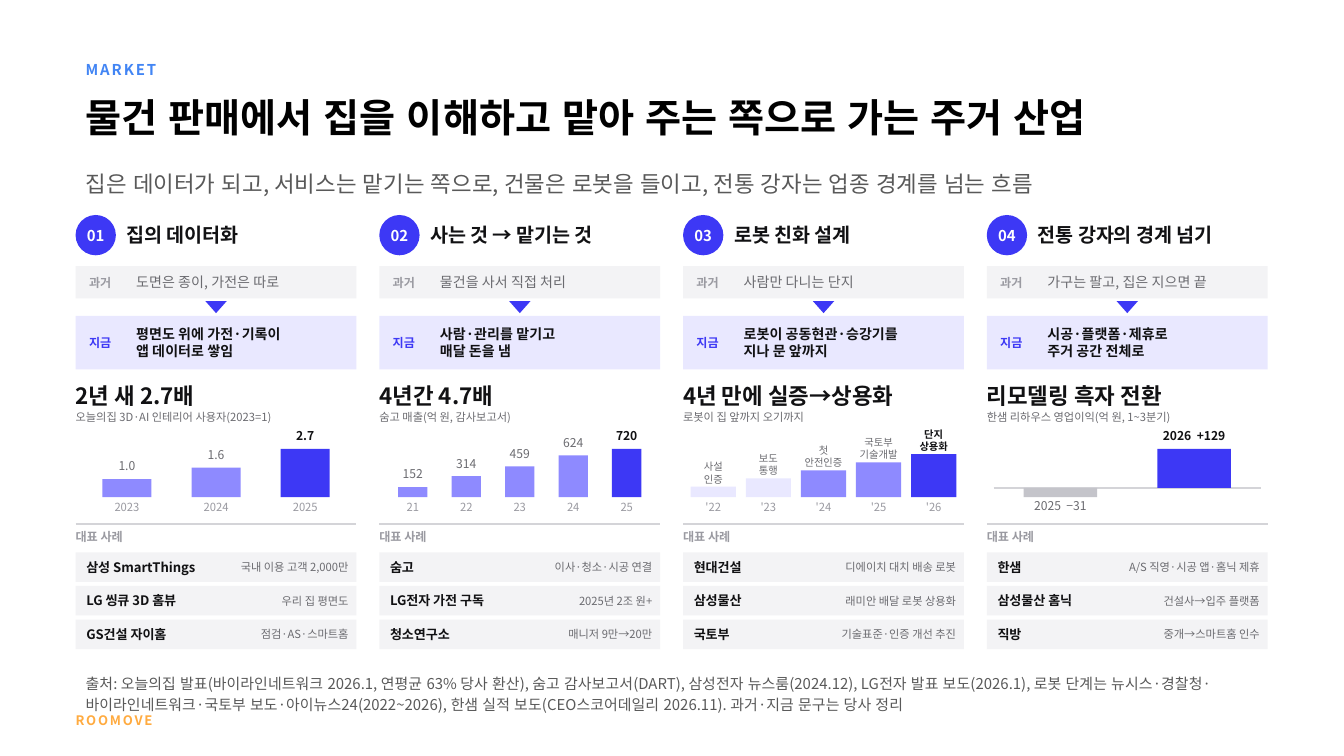
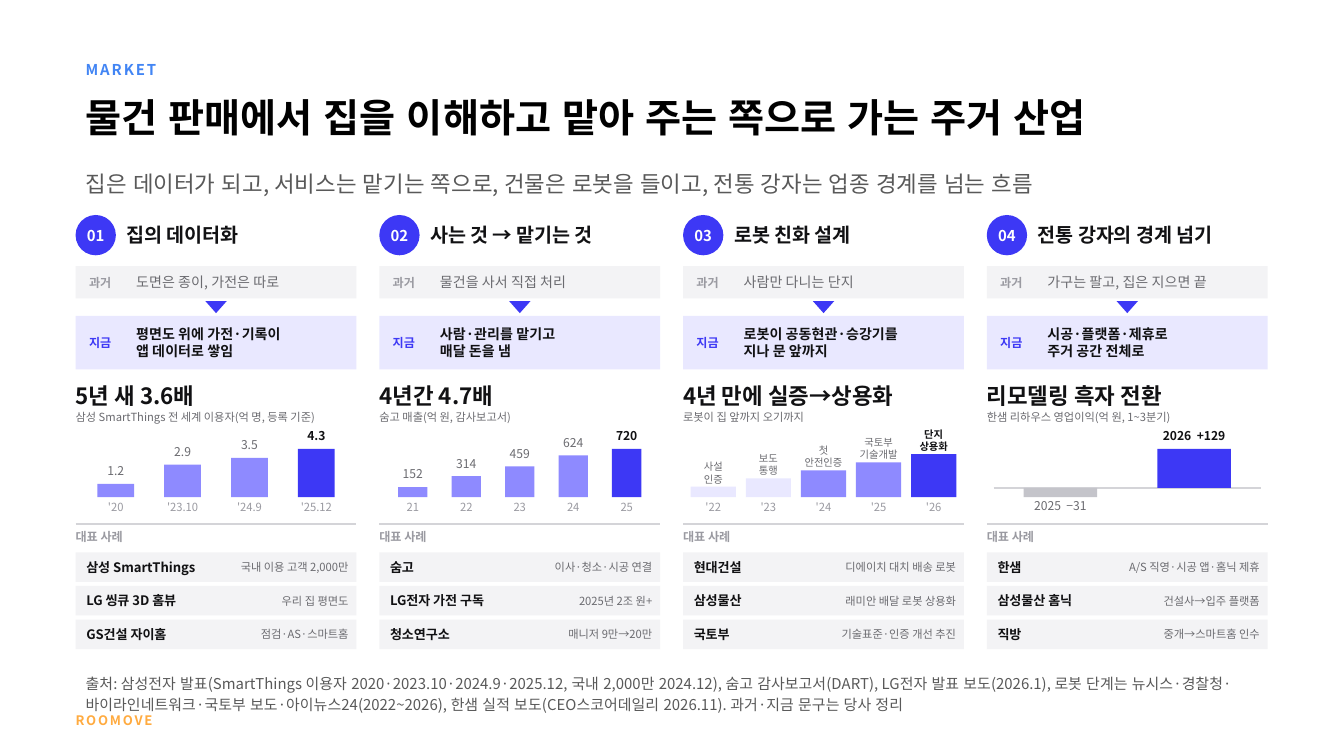
Before and after one commit to stwpst10-collab/teoo, a slide deck: slide 4 of 20-ROOMOVE/산출물/ROOMOVE IR 덱 2026-11-28 v1.pptx. Drawn at 1344x756 pixels with LibreOffice and Linux fonts; fonts in the diff are those of the drawing. Boxes give left, top, right and bottom in pixels: in the first picture for what was removed or moved away, otherwise in the second. Text is boxed around its words. In the diff, an @@ line names an element or a change of style, - is before the commit and + after.

```diff
--- a/20-ROOMOVE/산출물/ROOMOVE IR 덱 2026-11-28 v1.pptx
+++ b/20-ROOMOVE/산출물/ROOMOVE IR 덱 2026-11-28 v1.pptx
@@ text at bbox=[76, 385, 194, 406]: text changed @@
-2년 새 2.7배
+5년 새 3.6배
@@ text at bbox=[76, 412, 314, 424]: text changed @@
-오늘의집 3D·AI 인테리어 사용자(2023=1)
+삼성 SmartThings 전 세계 이용자(억 명, 등록 기준)
@@ text at bbox=[174, 447, 191, 456]: text changed; text colour #111113 to #6B6B70; bold off @@
-2.7
+2.9
@@ text added at bbox=[241, 440, 258, 449], 6.5 pt, text #6B6B70 @@
+3.5
@@ rectangle: place and size @@
-rectangle at bbox=[281, 449, 329, 497]
+rectangle at bbox=[298, 449, 335, 497]
@@ text added at bbox=[307, 431, 325, 440], 6.5 pt, text #111113, bold @@
+4.3
@@ text at bbox=[107, 466, 124, 475]: text changed @@
-1.0
+1.2
@@ rectangle: place and size @@
-rectangle at bbox=[192, 468, 241, 497]
+rectangle at bbox=[164, 465, 200, 497]
@@ text removed at bbox=[208, 450, 225, 459] @@
-1.6
@@ rectangle added at bbox=[231, 458, 267, 497], fill #8E8AFF @@
@@ rectangle: place and size @@
-rectangle at bbox=[102, 478, 151, 497]
+rectangle at bbox=[97, 484, 133, 497]
@@ text added at bbox=[108, 502, 124, 511], 6 pt, text #9A9AA1 @@
+'20
@@ text removed at bbox=[115, 503, 140, 511] @@
-2023
@@ text added at bbox=[167, 502, 198, 511], 6 pt, text #9A9AA1 @@
+'23.10
@@ text removed at bbox=[204, 503, 229, 511] @@
-2024
@@ text added at bbox=[237, 502, 262, 511], 6 pt, text #9A9AA1 @@
+'24.9
@@ text removed at bbox=[293, 503, 318, 511] @@
-2025
@@ text added at bbox=[301, 502, 332, 511], 6 pt, text #9A9AA1 @@
+'25.12
@@ text at bbox=[86, 676, 1232, 713]: text changed @@
-출처: 오늘의집 발표(바이라인네트워크 2026.1, 연평균 63% 당사 환산), 숨고 감사보고서(DART), 삼성전자 뉴스룸(2024.12), LG전자 발표 보도(2026.1), 로봇 단계는 뉴시스·경찰청·바이라인네트워크·국토부 보도·아이뉴스24(2022~2026), 한샘 실적 보도(CEO스코어데일리 2026.11). 과거·지금 문구는 당사 정리
+출처: 삼성전자 발표(SmartThings 이용자 2020·2023.10·2024.9·2025.12, 국내 2,000만 2024.12), 숨고 감사보고서(DART), LG전자 발표 보도(2026.1), 로봇 단계는 뉴시스·경찰청·바이라인네트워크·국토부 보도·아이뉴스24(2022~2026), 한샘 실적 보도(CEO스코어데일리 2026.11). 과거·지금 문구는 당사 정리
```
Also in this commit, not shown: 2 other files.
